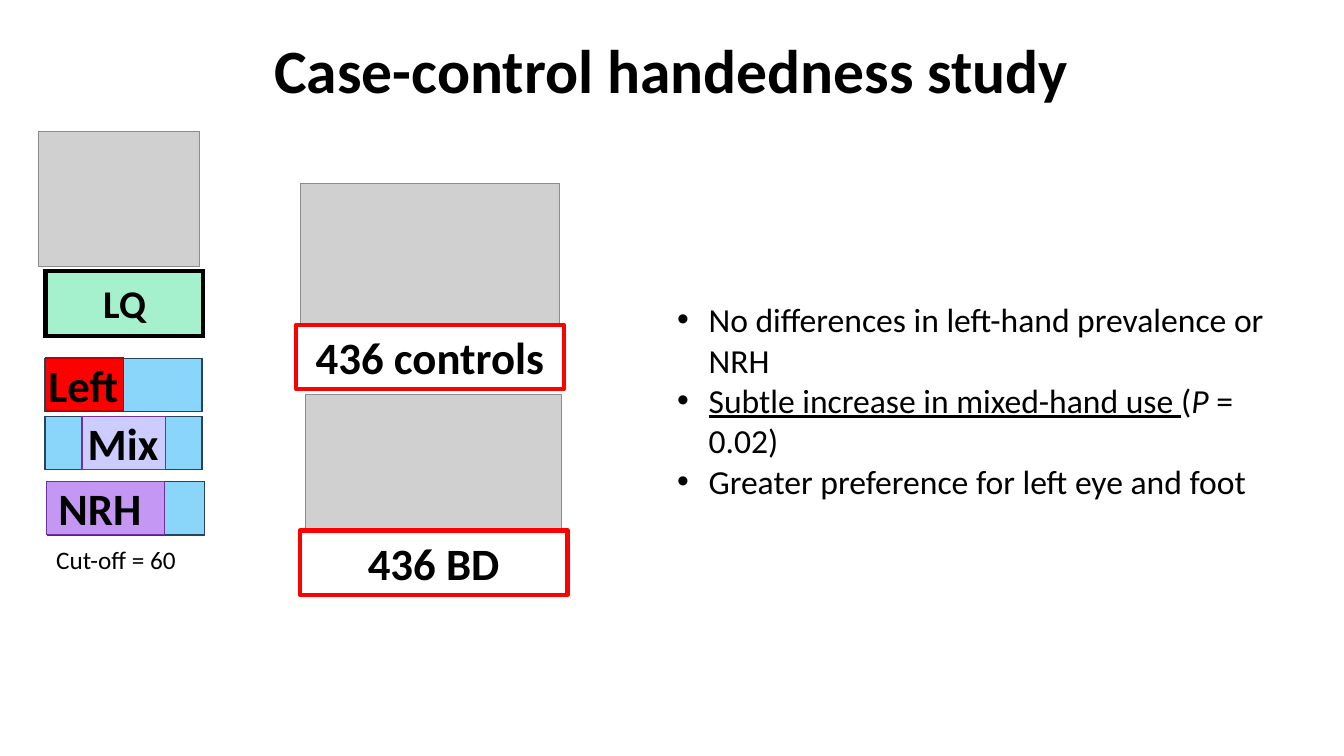
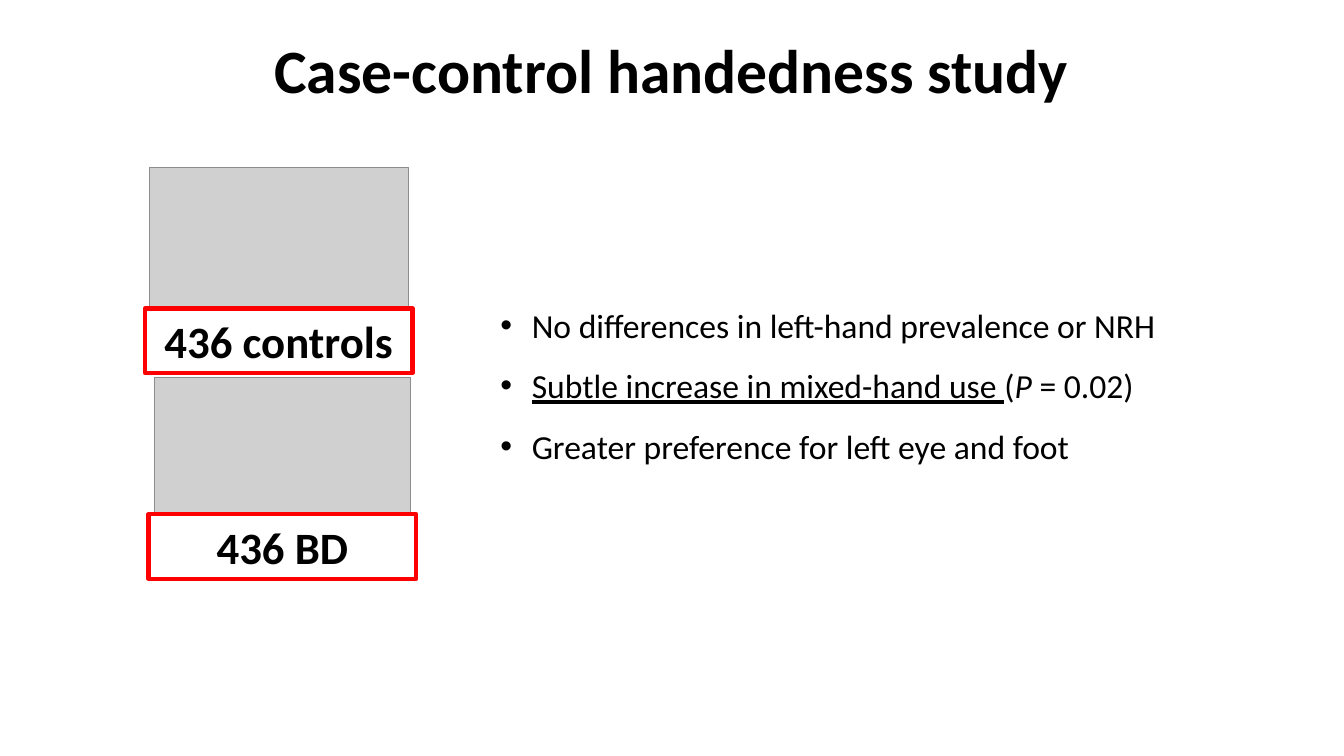
Before and after one commit to igarcia17/EHI_laterality, a slide deck: slide 9 of NorthSeaLateralityCongress_InesGarciaOrtiz.pptx (slide 10 before the commit). Drawn at 1344x756 pixels with LibreOffice and Linux fonts; fonts in the diff are those of the drawing; grey boxes stand for pictures. Boxes give left, top, right and bottom in pixels: in the first picture for what was removed or moved away, otherwise in the second. Text is boxed around its words. In the diff, an @@ line names an element or a change of style, - is before the commit and + after.

```diff
--- a/NorthSeaLateralityCongress_InesGarciaOrtiz.pptx
+++ b/NorthSeaLateralityCongress_InesGarciaOrtiz.pptx
@@ picture removed at box(38, 132, 200, 266) @@
@@ rectangle removed at box(45, 271, 203, 337) @@
@@ text removed at box(103, 292, 146, 323) @@
-LQ
@@ text "No differences in left-hand prevalence ...": place and size @@
-text "No differences in left-hand prevalence ..." at box(709, 308, 1263, 500)
+text "No differences in left-hand prevalence ..." at box(532, 314, 1155, 465)
@@ text "No differences in left-hand prevalence ..." at box(532, 314, 1155, 465): line spacing 1 to 1.5 @@
@@ rectangle removed at box(45, 359, 203, 412) @@
@@ rectangle removed at box(45, 358, 123, 411) @@
@@ text removed at box(48, 371, 118, 414) @@
-Left
@@ rectangle removed at box(45, 416, 203, 470) @@
@@ rectangle removed at box(83, 416, 166, 470) @@
@@ text removed at box(88, 428, 159, 472) @@
-Mix
@@ rectangle removed at box(46, 482, 164, 535) @@
@@ rectangle removed at box(47, 482, 205, 535) @@
@@ text removed at box(58, 496, 141, 537) @@
-NRH
@@ 2 pictures, 2 rectangles: place and size @@
-2 pictures, 2 rectangles at box(296, 184, 568, 595)
+2 pictures, 2 rectangles at box(145, 167, 416, 579)
@@ text removed at box(56, 551, 176, 570) @@
-Cut-off = 60
```
Also in this commit, not shown: 1 other slide changed, 2 slides added, 3 slides removed, 2 other files.
